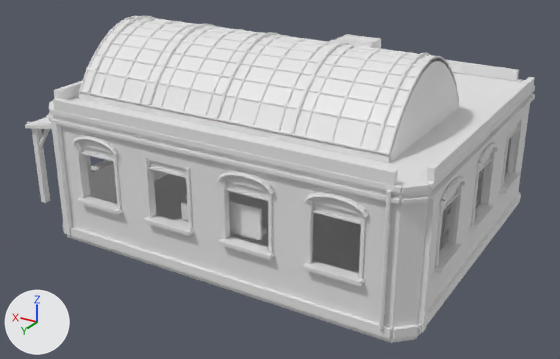
Before and after pictures for a commit that changed the OBJ model assets/tts/vanta-freeport-architecture-r2/inspection-s2.obj.
One viewpoint serves both versions: a camera (50 mm lens) standing at (-9.25, 16.09, 8.96) and looking at (0.18, 0.38, 1.11). Lighting does not change. The marker at lower left points along +X, +Y and +Z. The older version comes first. Where no turn or scale is listed for an object, it has been applied to the vertices.

Script lines for the objects in view, before the commit:
```python
me_inspection_s2 = bpy.data.meshes.new('inspection-s2')
me_inspection_s2.from_pydata(...)  # 7572 vertices, 12960 faces; spans x -5.07..6.41, y -4.2..4.16, z -0.01..4.99
ob_inspection_s2 = bpy.data.objects.new('inspection-s2', me_inspection_s2)
ob_inspection_s2.location = (0.0, 0.0, 0.0)
```
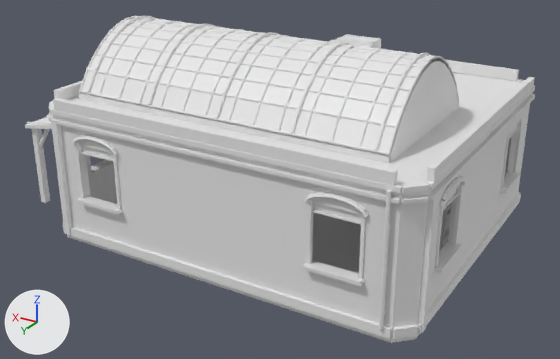
Scene script edits in JSON lines:
```json
{"block": "me_inspection_s2", "where": "# used by ob_inspection_s2; location = (0.0, 0.0, 0.0)"}
{"op": "remove", "block": "me_inspection_s2", "code": "me_inspection_s2.from_pydata(...)  # 7572 vertices, 12960 faces; spans x -5.07..6.41, y -4.2..4.16, z -0.01..4.99"}
{"op": "add", "block": "me_inspection_s2", "code": "me_inspection_s2.from_pydata(...)  # 7660 vertices, 13092 faces; spans x -5.07..6.41, y -4.2..4.16, z -0.01..4.99"}
{"block": "me_inspection_s2", "change": "me_inspection_s2 part 1: 24 loose pieces with 298 vertices, spanning x -5.07..1.49, y -0.69..4.16, z 1.16..2.91, are deleted"}
{"block": "me_inspection_s2", "change": "me_inspection_s2 part 2: 72 vertices removed from x -1.76..1.4, y 3.05..4.0, z 0.11..3.18; 330 vertices added at x -0.93..0.74, y 3.03..3.35, z 1.27..1.83"}
{"block": "me_inspection_s2", "change": "other edits to the shape of me_inspection_s2 do not show in these pictures"}
```

Boxes [x1, y1, x2, y2] around the edits, measured in the pictures (560 x 359 px):
```json
{"part": 1, "of": "me_inspection_s2", "change": "deleted", "before": [144, 142, 498, 259]}
{"part": 2, "of": "me_inspection_s2", "change": "built on", "before": [112, 129, 299, 297]}
```
